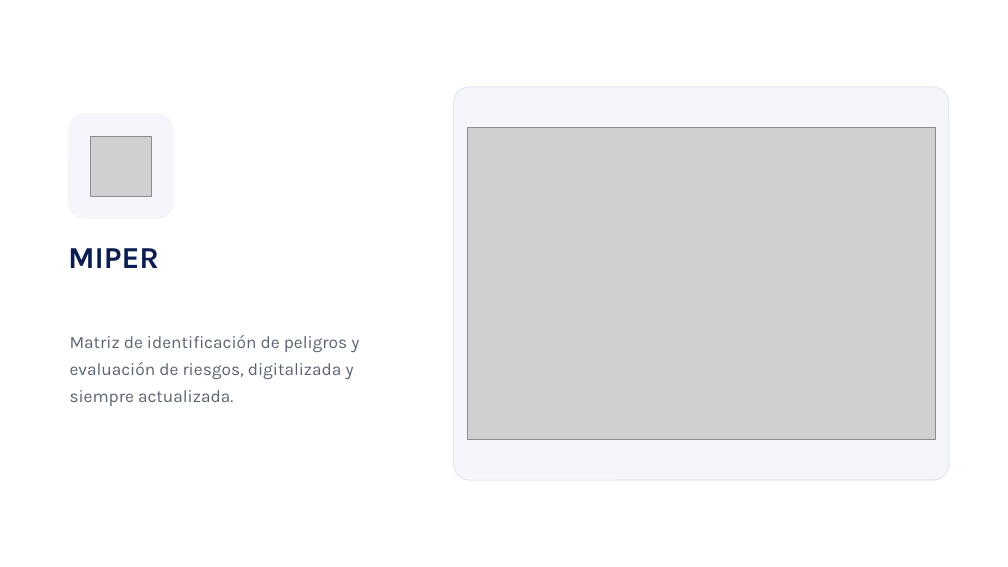
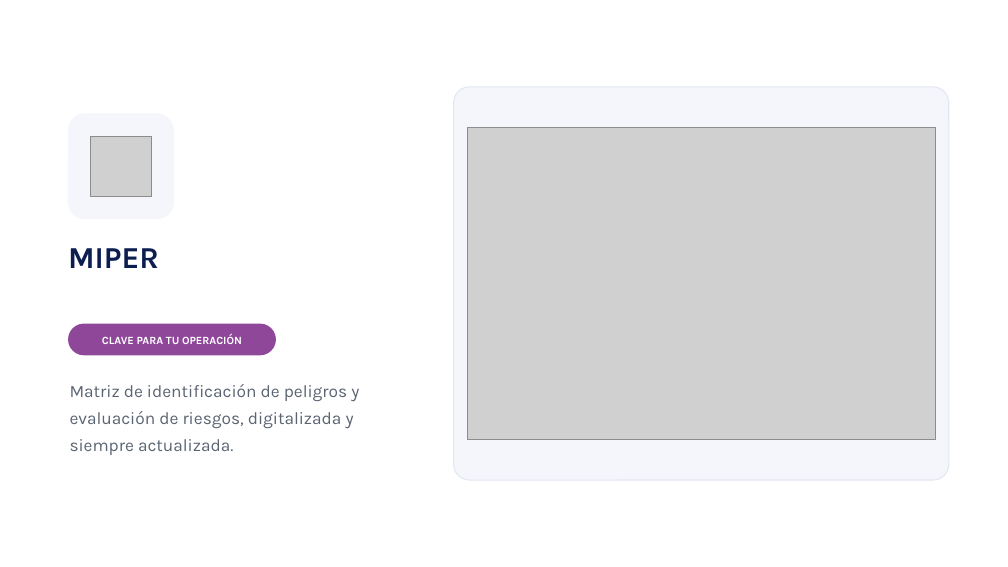
Before and after one commit to diegoalmazabar-hash/Tazki-Componentes-, a slide deck: slide 11 of ventas-piezas/plan-core/Tazki_Presentacion_PlanCore.pptx. Drawn at 1008x567 pixels with LibreOffice and Linux fonts; fonts in the diff are those of the drawing; grey boxes stand for pictures. Boxes give left, top, right and bottom in pixels: in the first picture for what was removed or moved away, otherwise in the second. Text is boxed around its words. In the diff, an @@ line names an element or a change of style, - is before the commit and + after.

Commit message:
Plan Core: brochure + flyer (pipeline oficial) + PPT actualizada + logos uniformes

```diff
--- a/ventas-piezas/plan-core/Tazki_Presentacion_PlanCore.pptx
+++ b/ventas-piezas/plan-core/Tazki_Presentacion_PlanCore.pptx
@@ rounded rectangle added at [68, 324, 276, 355], fill #8F4799 @@
@@ text added at [102, 334, 242, 344], 10.5 pt, text #FFFFFF, bold @@
+CLAVE PARA TU OPERACIÓN
@@ text "Matriz de identificación de peligros ...": place and size @@
-text "Matriz de identificación de peligros ..." at [70, 335, 359, 406]
+text "Matriz de identificación de peligros ..." at [70, 384, 359, 455]
```
Also in this commit, not shown: 5 other slides changed, 3 other files.
